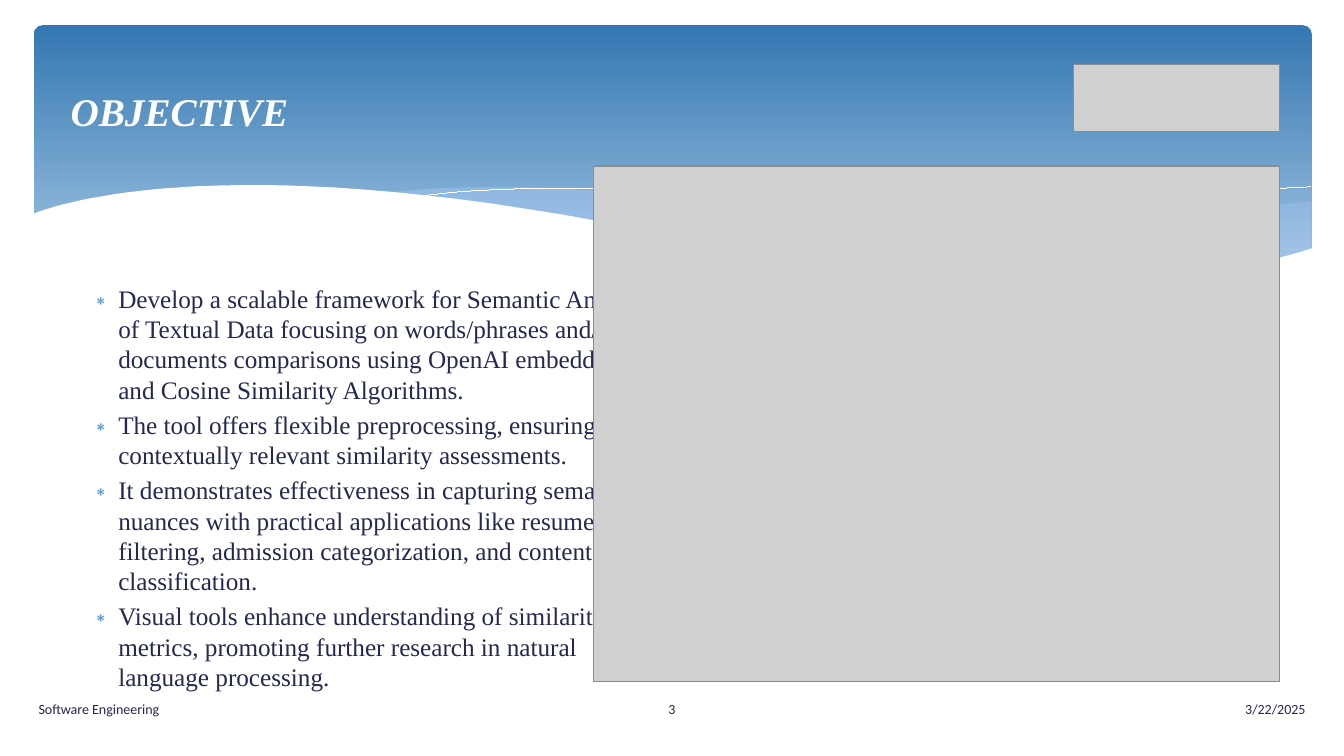
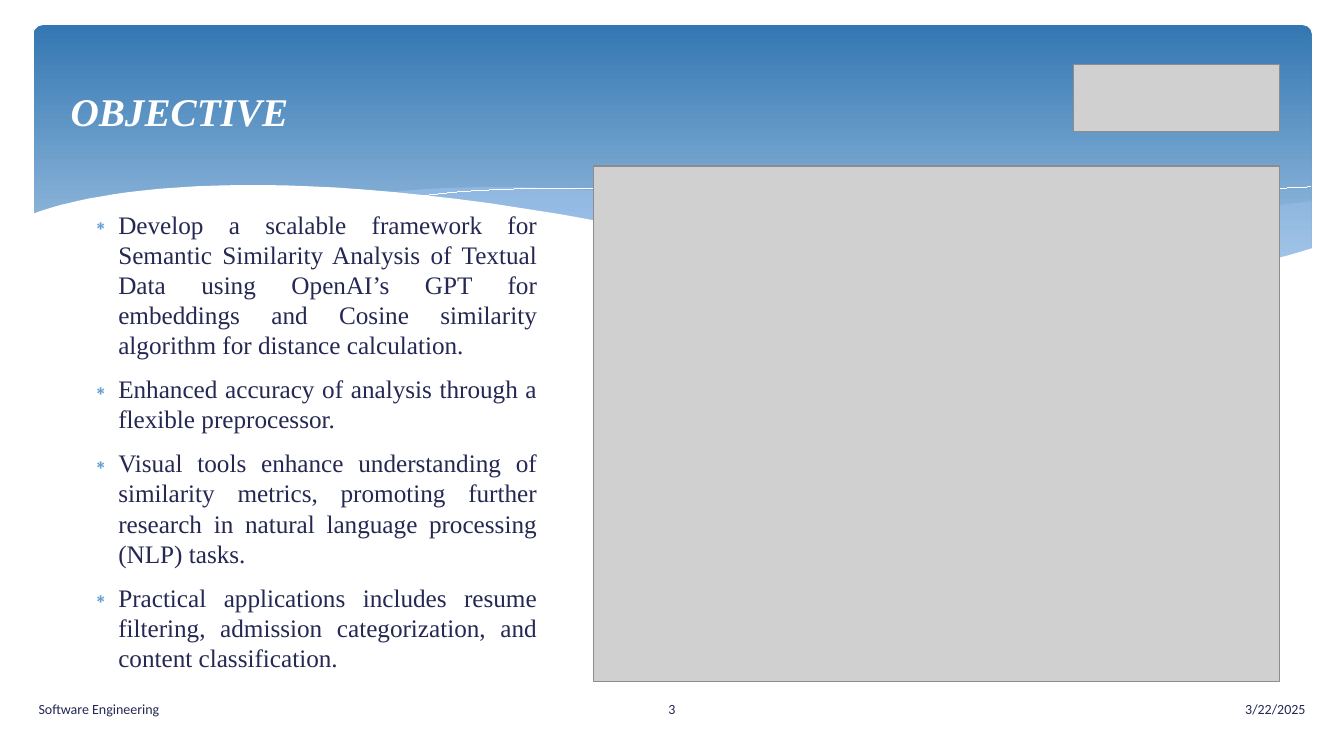
Before and after one commit to senthilmasters2024/Tech_Tweakers, a slide deck: slide 3 of SemanticAnalysisTextualData/SemanticAnalysisTextualData/Documentation/SemanticAnalysisTextualData.pptx. Drawn at 1344x756 pixels with LibreOffice and Linux fonts; fonts in the diff are those of the drawing; grey boxes stand for pictures. Boxes give left, top, right and bottom in pixels: in the first picture for what was removed or moved away, otherwise in the second. Text is boxed around its words. In the diff, an @@ line names an element or a change of style, - is before the commit and + after.

Commit message:
PPT final

```diff
--- a/SemanticAnalysisTextualData/SemanticAnalysisTextualData/Documentation/SemanticAnalysisTextualData.pptx
+++ b/SemanticAnalysisTextualData/SemanticAnalysisTextualData/Documentation/SemanticAnalysisTextualData.pptx
@@ text at [118,216,537,668]: text changed @@
-  ∗ Develop a scalable framework for Semantic Analysis of Textual Data focusing on words/phrases and/or documents comparisons using OpenAI embeddings and Cosine Similarity Algorithms.
-  ∗ The tool offers flexible preprocessing, ensuring contextually relevant similarity assessments.
-  ∗ It demonstrates effectiveness in capturing semantic nuances with practical applications like resume filtering, admission categorization, and content classification.
-  ∗ Visual tools enhance understanding of similarity metrics, promoting further research in natural language processing.
+  ∗ Develop a scalable framework for Semantic Similarity Analysis of Textual Data using OpenAI’s GPT for embeddings and Cosine similarity algorithm for distance calculation.
+  ∗ Enhanced accuracy of analysis through a flexible preprocessor.
+  ∗ Visual tools enhance understanding of similarity metrics, promoting further research in natural language processing (NLP) tasks.
+  ∗ Practical applications includes resume filtering, admission categorization, and content classification.
```
Also in this commit, not shown: 9 other slides changed, 1 other file.
